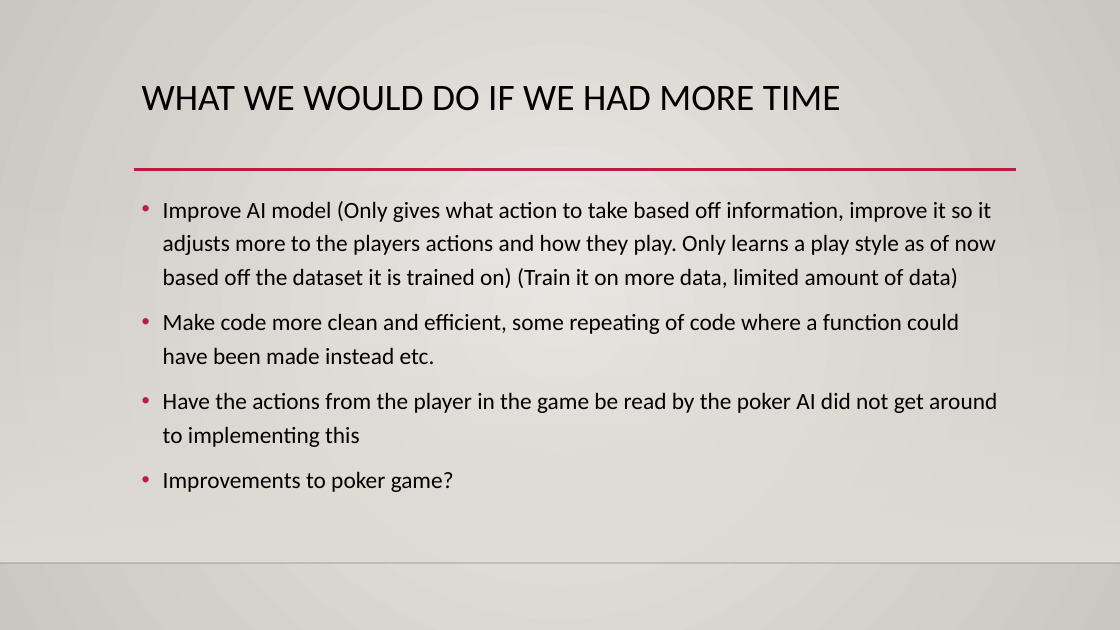
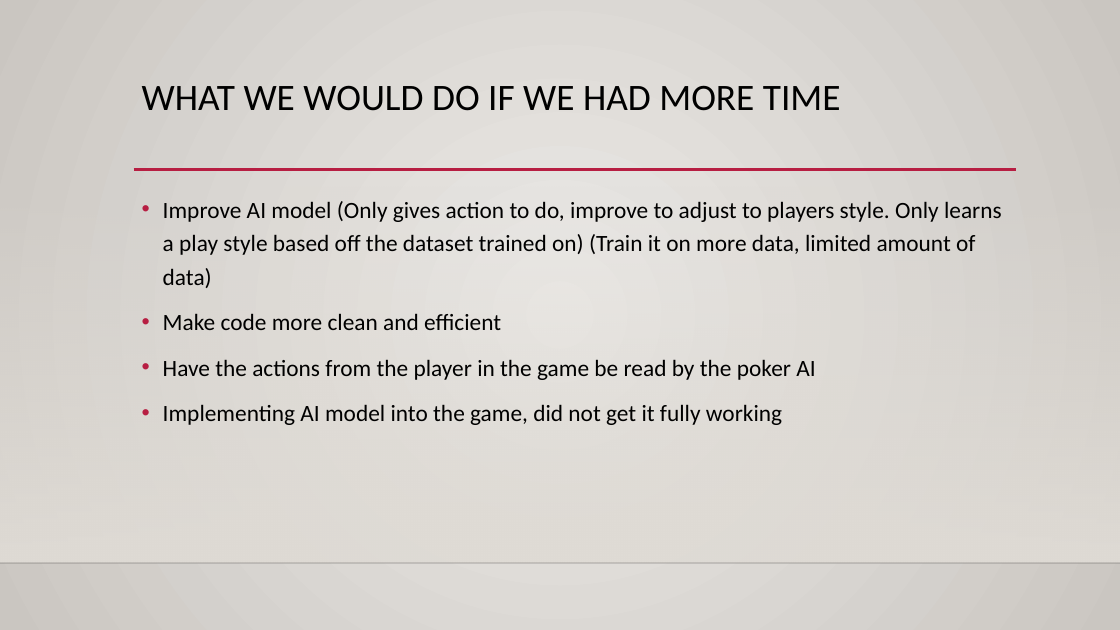
Before and after one commit to Tilley02/Poker-AI, a slide deck: slide 5 of powerpoint/poker ai presentation.pptx. Drawn at 1120x630 pixels with LibreOffice and Linux fonts; fonts in the diff are those of the drawing; background and template pictures are left out. Boxes give left, top, right and bottom in pixels: in the first picture for what was removed or moved away, otherwise in the second. Text is boxed around its words. In the diff, an @@ line names an element or a change of style, - is before the commit and + after.

Commit message:
Powerpoint

```diff
--- a/powerpoint/poker ai presentation.pptx
+++ b/powerpoint/poker ai presentation.pptx
@@ text at bbox=[163, 201, 1002, 425]: text changed @@
-• Improve AI model (Only gives what action to take based off information, improve it so it adjusts more to the players actions and how they play. Only learns a play style as of now based off the dataset it is trained on) (Train it on more data, limited amount of data)
-• Make code more clean and efficient, some repeating of code where a function could have been made instead etc.
-• Have the actions from the player in the game be read by the poker AI did not get around to implementing this
-• Improvements to poker game?
+• Improve AI model (Only gives action to do, improve to adjust to players style. Only learns a play style based off the dataset trained on) (Train it on more data, limited amount of data)
+• Make code more clean and efficient
+• Have the actions from the player in the game be read by the poker AI
+• Implementing AI model into the game, did not get it fully working
```
Also in this commit, not shown: 1 other slide changed.
